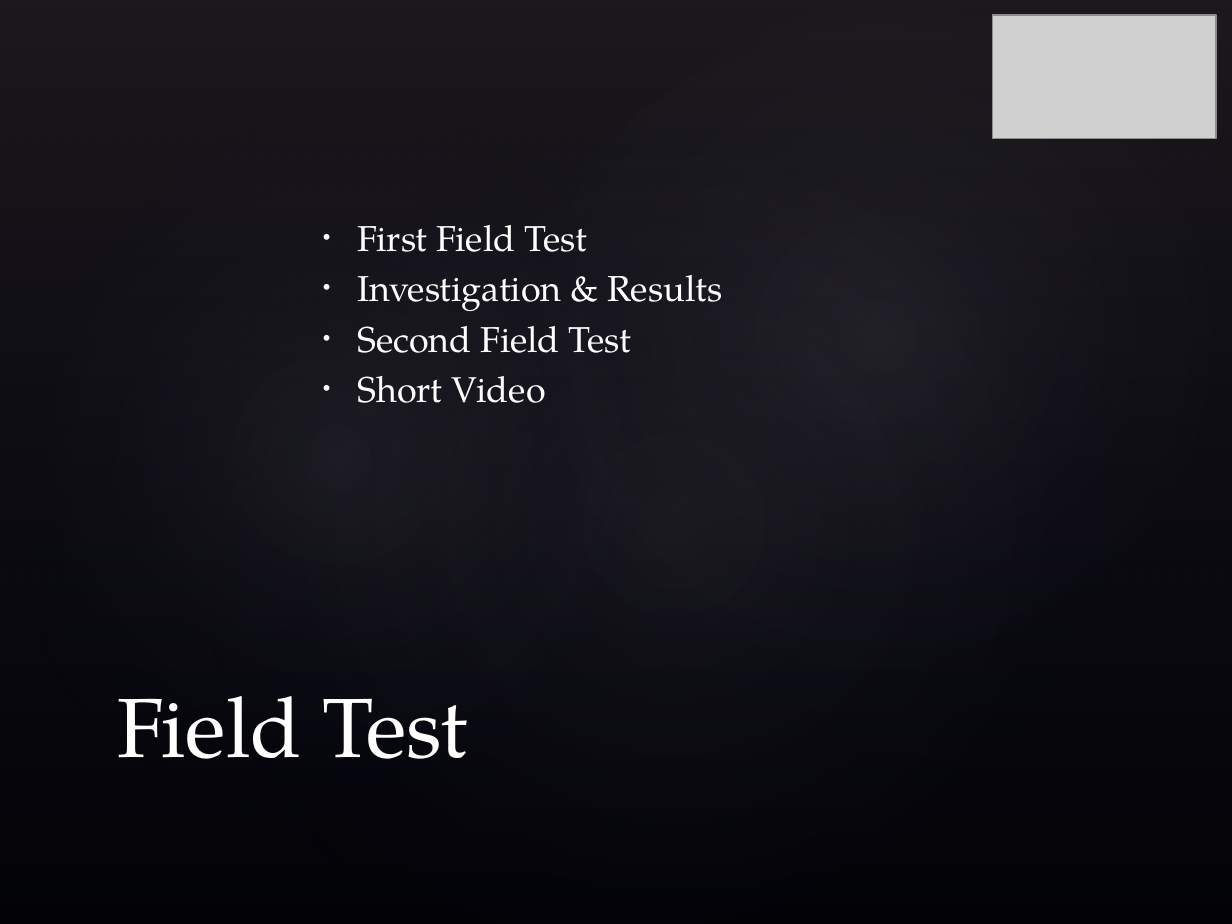
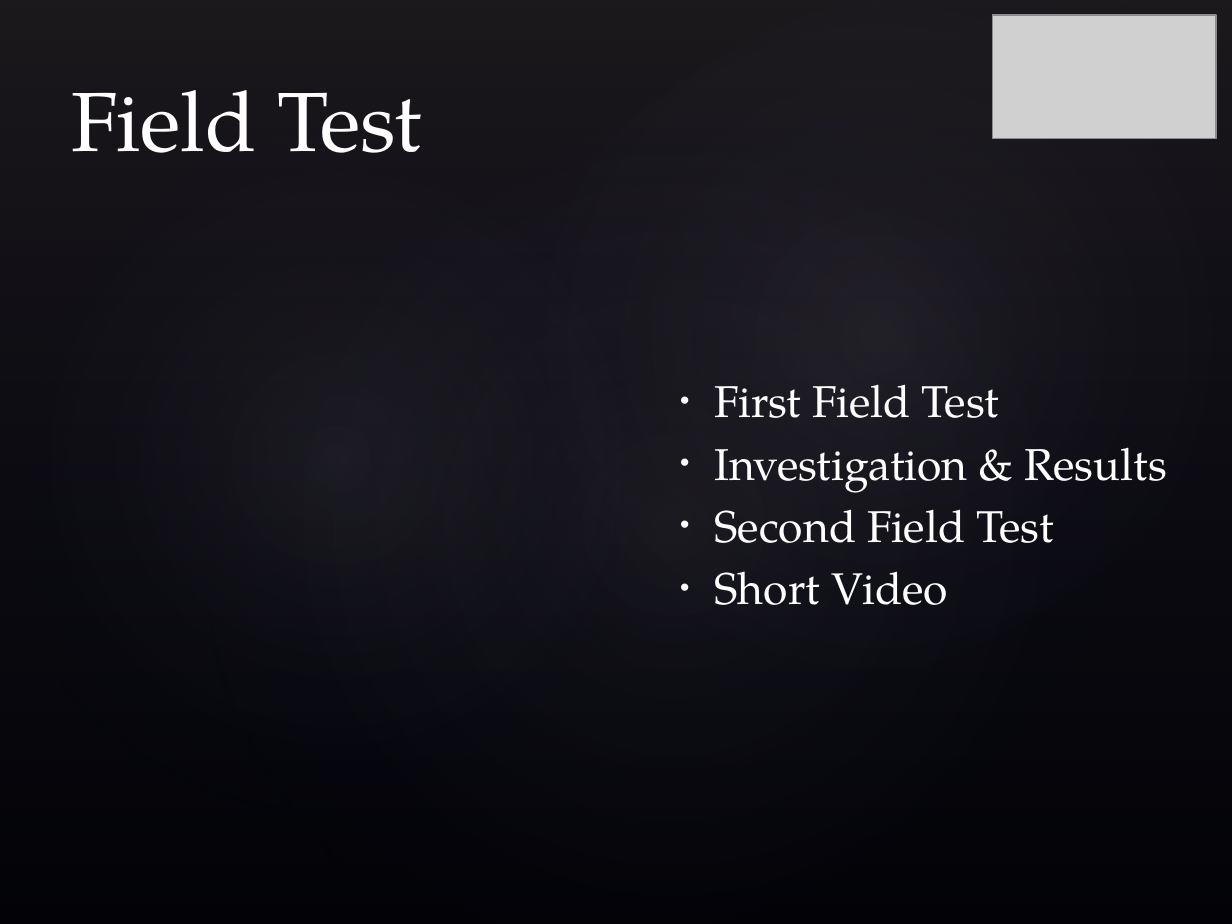
Before and after one commit to hadimuhammad/InPress, a slide deck: slide 9 of Documentation/Presentation.pptx. Drawn at 1232x924 pixels with LibreOffice and Linux fonts; fonts in the diff are those of the drawing; grey boxes stand for pictures; background and template pictures are left out. Boxes give left, top, right and bottom in pixels: in the first picture for what was removed or moved away, otherwise in the second. Text is boxed around its words. In the diff, an @@ line names an element or a change of style, - is before the commit and + after.

Commit message:
Formatting of Powerpoint

```diff
--- a/Documentation/Presentation.pptx
+++ b/Documentation/Presentation.pptx
@@ title "Field Test": place and size @@
-title "Field Test" at bbox=[117, 696, 468, 759]
+title "Field Test" at bbox=[72, 90, 422, 153]
@@ text "First Field Test": place and size @@
-text "First Field Test" at bbox=[357, 225, 723, 403]
+text "First Field Test" at bbox=[715, 384, 1167, 605]
@@ text "First Field Test" at bbox=[715, 384, 1167, 605]: size 21 to 26 pt; more space between paragraphs @@
```
Also in this commit, not shown: 1 other slide changed.
